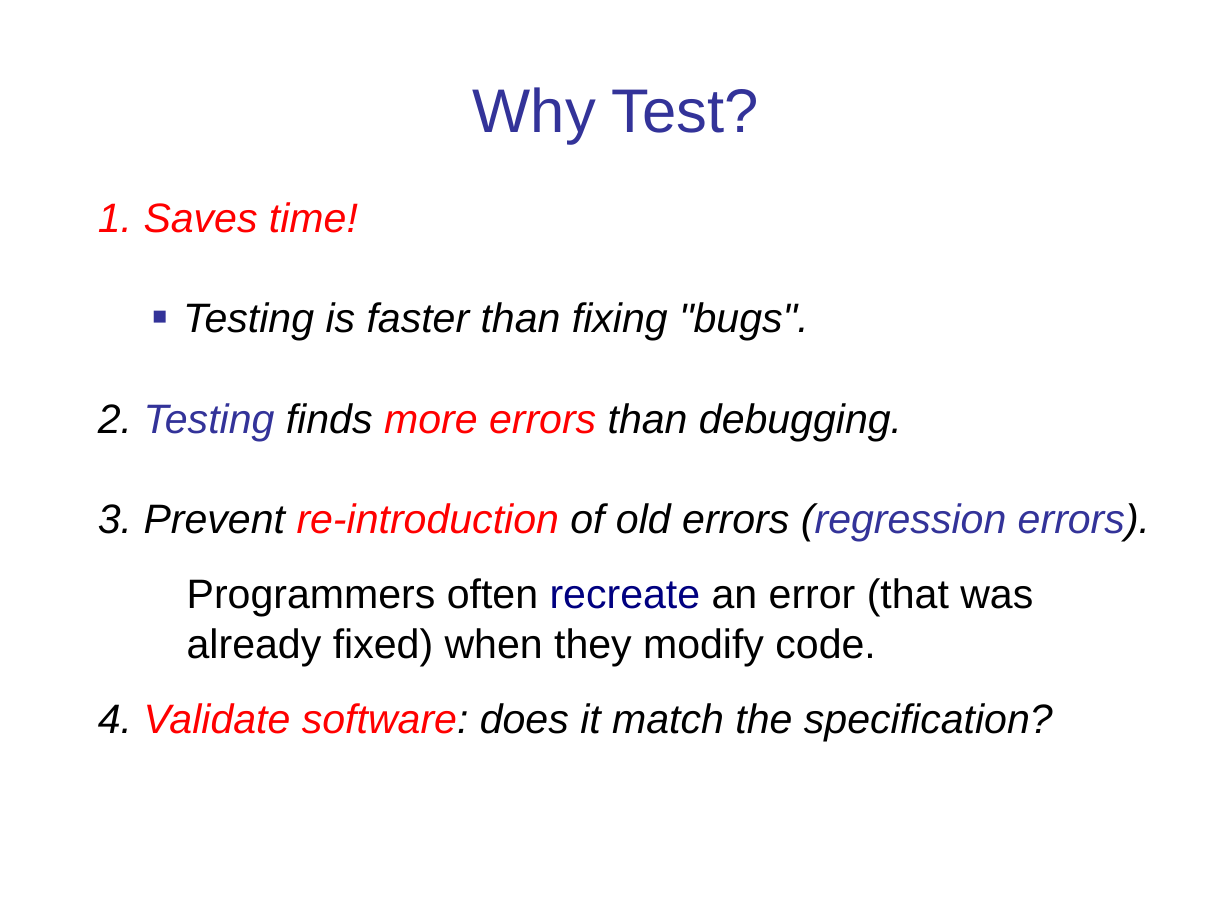
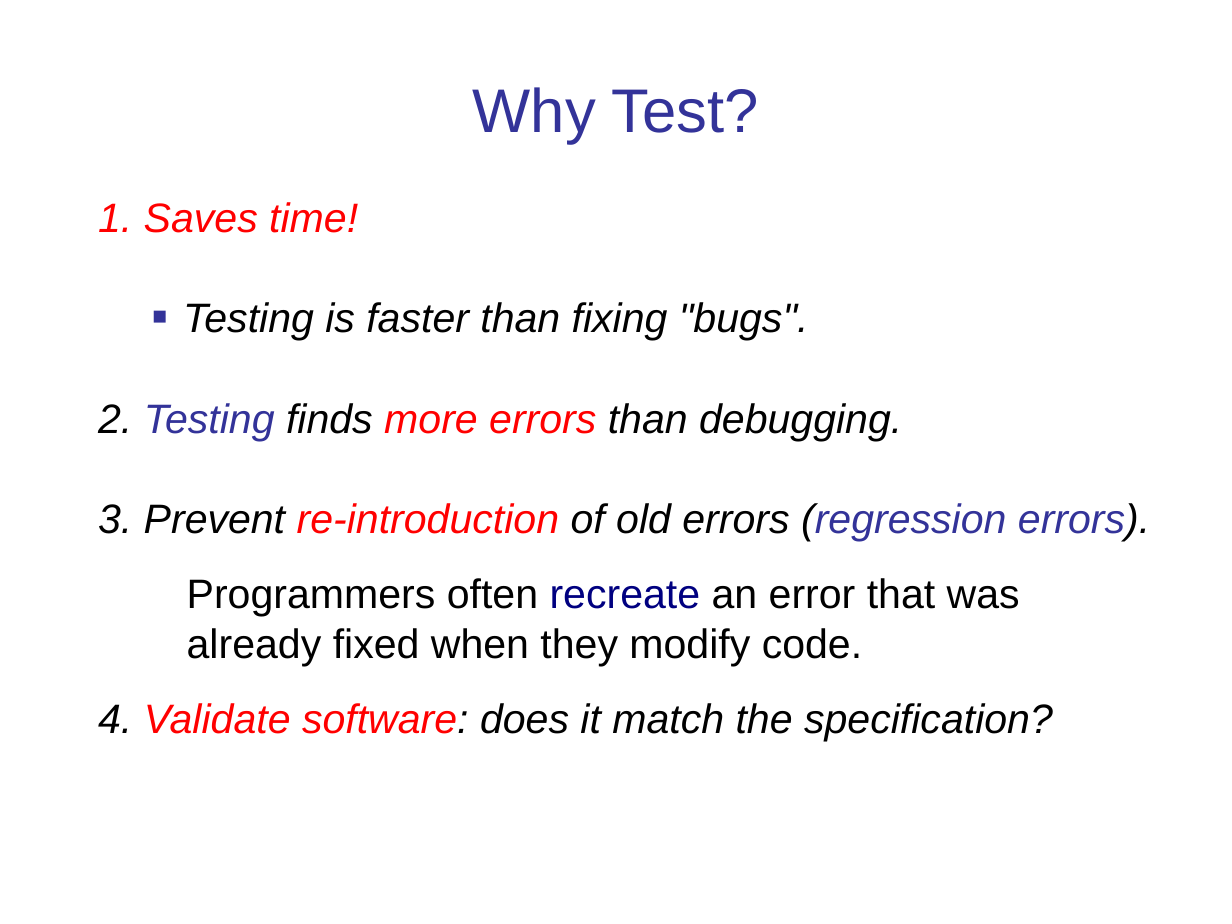
Before and after one commit to cpske/ISP, a slide deck: slide 3 of testing/Intro-to-Unit-Testing.ppt. Drawn at 1232x924 pixels with LibreOffice and Linux fonts; fonts in the diff are those of the drawing. Boxes give left, top, right and bottom in pixels: in the first picture for what was removed or moved away, otherwise in the second. Text is boxed around its words. In the diff, an @@ line names an element or a change of style, - is before the commit and + after.

```diff
--- a/testing/Intro-to-Unit-Testing.ppt
+++ b/testing/Intro-to-Unit-Testing.ppt
@@ text at [187, 578, 1020, 666]: text changed @@
-  Programmers often recreate an error (that was already fixed) when they modify code.
+  Programmers often recreate an error that was already fixed when they modify code.
```
Also in this commit, not shown: 8 other slides changed, 8 slides added, 4 slides removed, 6 other files.
